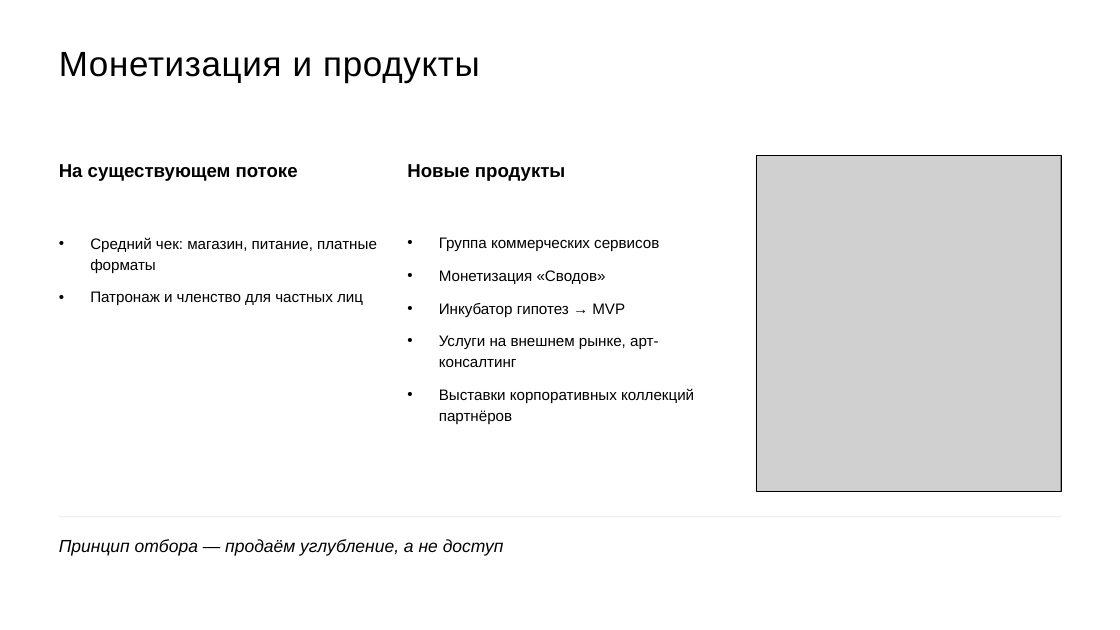
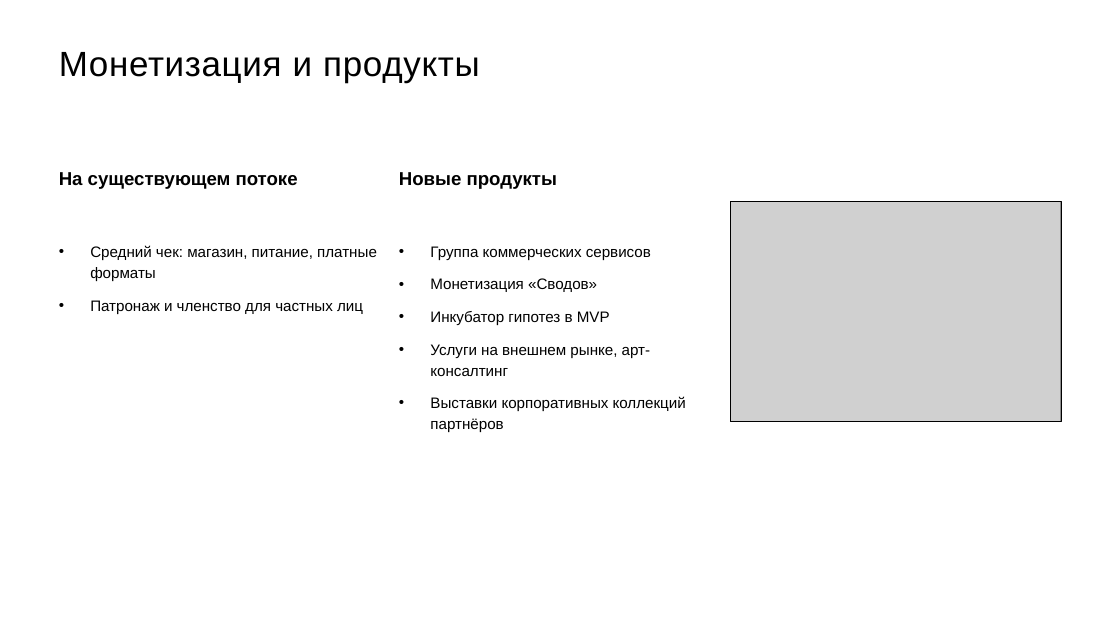
Before and after one commit to skrasin/ges-2, a slide deck: slide 11 of docs/strategy/ges2-service-cx-proposal.pptx (slide 12 before the commit). Drawn at 1120x630 pixels with LibreOffice and Linux fonts; fonts in the diff are those of the drawing; grey boxes stand for pictures. Boxes give left, top, right and bottom in pixels: in the first picture for what was removed or moved away, otherwise in the second. Text is boxed around its words. In the diff, an @@ line names an element or a change of style, - is before the commit and + after.

```diff
--- a/docs/strategy/ges2-service-cx-proposal.pptx
+++ b/docs/strategy/ges2-service-cx-proposal.pptx
@@ text "На существующем потоке": place and size @@
-text "На существующем потоке" at [59,164,298,181]
+text "На существующем потоке" at [59,172,298,189]
@@ text "Новые продукты": place and size @@
-text "Новые продукты" at [407,164,565,181]
+text "Новые продукты" at [399,172,557,189]
@@ text "Средний чек: магазин, питание, платные ...": place and size @@
-text "Средний чек: магазин, питание, платные ..." at [90,237,377,305]
+text "Средний чек: магазин, питание, платные ..." at [90,245,377,314]
@@ text "Группа коммерческих сервисов": place and size @@
-text "Группа коммерческих сервисов" at [439,237,694,424]
+text "Группа коммерческих сервисов" at [430,246,686,432]
@@ rectangle: place and size @@
-rectangle at [756,155,1061,492]
+rectangle at [731,202,1061,422]
@@ picture: place and size @@
-picture at [756,155,1061,492]
+picture at [731,202,1061,422]
@@ text at [430,311,610,325]: text changed @@
-• Инкубатор гипотез → MVP
+• Инкубатор гипотез в MVP
@@ line removed from (59, 517) to (1061, 517) @@
@@ text removed at [59,539,504,556] @@
-Принцип отбора — продаём углубление, а не доступ
```
Also in this commit, not shown: 9 other slides changed, 1 slide removed, 8 other files.
